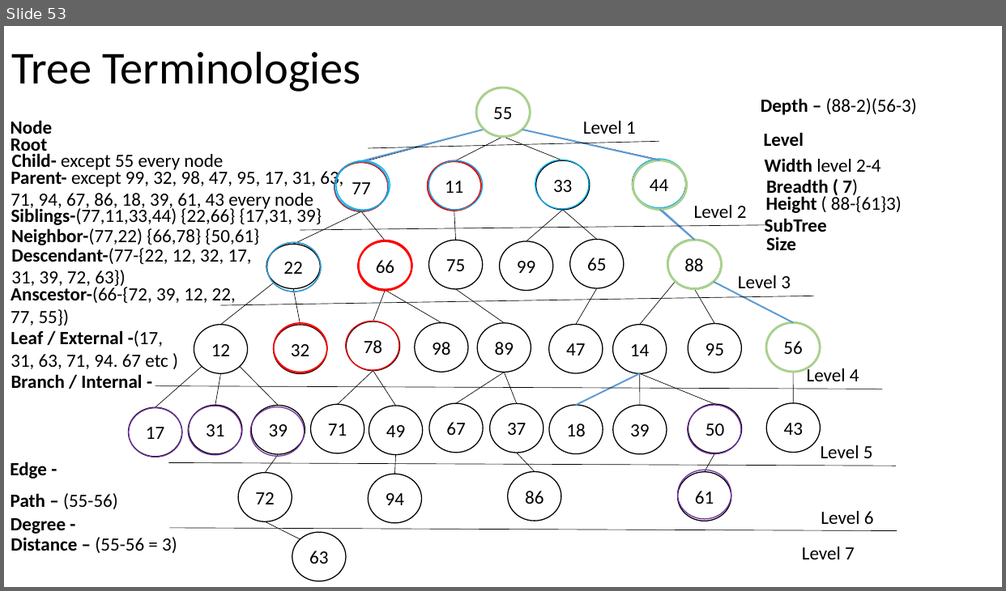
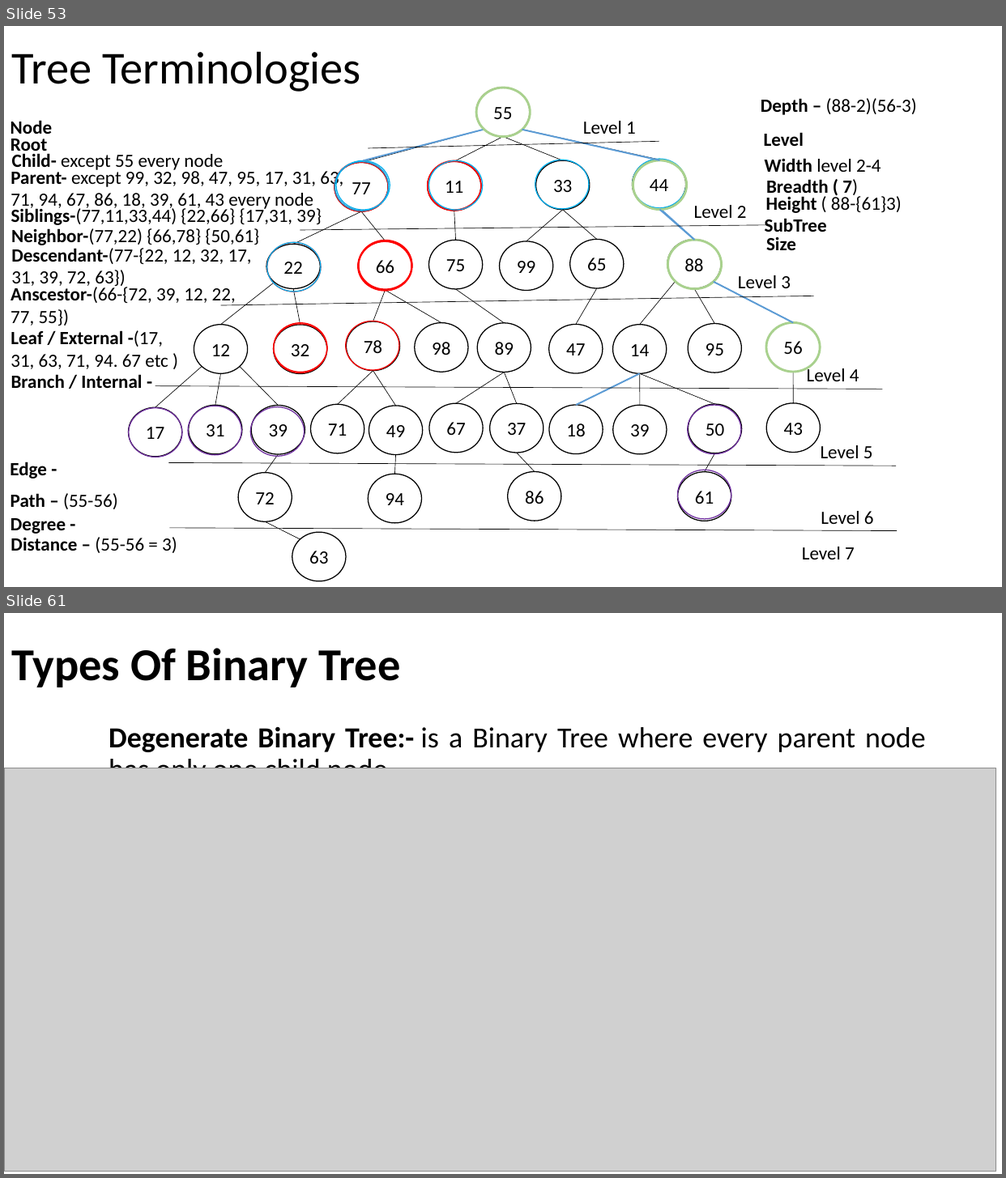
Before and after one commit to AshutoshDemoProjects/MyNotes, a slide deck: tech/PPT/DATA STRUCTURE.pptx. Shown one above the other, each under a label of ours: slide 53 before the commit, slides 53 and 61 after it; the slides between them are not shown. The pictures are 1006x591 and 1006x1178 pixels, drawn with LibreOffice and Linux fonts; fonts in the diff are those of the drawing; grey boxes stand for pictures. Boxes give left, top, right and bottom in pixels: in the first picture for what was removed or moved away, otherwise in the second. Text is boxed around its words. In the diff, an @@ line names an element or a change of style, - is before the commit and + after.

Commit message:
Tree types

```diff
--- a/tech/PPT/DATA STRUCTURE.pptx
+++ b/tech/PPT/DATA STRUCTURE.pptx
@@ slide 61 added at <box>4,613,1002,1174</box>, background #FFFFFF @@
@@ title added at <box>11,648,400,688</box>, 44 pt, text #000000, bold @@
+Types Of Binary Tree
@@ text added at <box>108,727,925,769</box>, 28 pt, text #000000 @@
+Degenerate Binary Tree:- is a Binary Tree where every parent node has only one child node.
@@ picture added at <box>4,768,996,1171</box> @@
```
Also in this commit, not shown: 12 other slides added.
